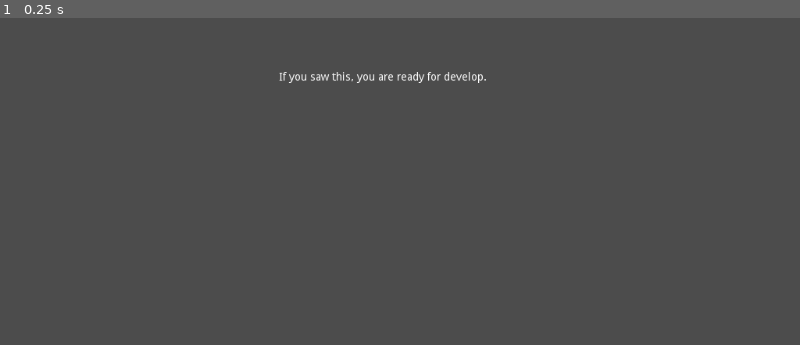
Above: before the commit, frame 1.
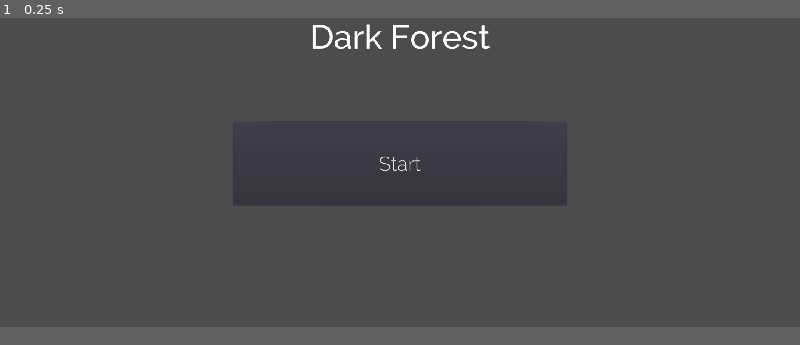
Above: after the commit, the same moment.

Repository: WeLoveGodot/GameOff2019
Game: Godot game, scene res://scene/Menu.tscn
Same seed, same stepped clock (60 frames per second), same inputs: the game is played once before the commit and once after it. Before the commit the project starts from res://scene/TmpRoot.tscn.
Inputs:
- Up to frame 1 (0.25 s): no input
In our replay, the window is 800x468 before the commit and 800x450 after it. These sizes can differ from the game's own. Grey fills any space a smaller window leaves; there, only what the larger window draws over its background counts as a difference.

The runs differ from the first frame. In frame 1, 1.0% of the frame differs, in the area x 29-71%, y 1-58%.

Commit message:
feat(scene resource): add menu scene, raw fonts
fonts download from google fonts.

Diff:
--- a/project.godot
+++ b/project.godot
@@ -16,8 +16,15 @@
 [application]
 
 config/name="New Game Project"
-run/main_scene="res://scene/TmpRoot.tscn"
+run/main_scene="res://scene/Menu.tscn"
 config/icon="res://resource/art/icon.png"
+
+[display]
+
+window/size/width=1920
+window/size/height=1080
+window/stretch/mode="viewport"
+window/stretch/aspect="keep"
 
 [rendering]
 
--- /dev/null
+++ b/scene/Menu.tscn
@@ -0,0 +1,40 @@
+[gd_scene load_steps=5 format=2]
+
+[ext_resource path="res://resource/raw_fonts/Raleway/Raleway-Medium.ttf" type="DynamicFontData" id=1]
+[ext_resource path="res://resource/raw_fonts/Raleway/Raleway-Light.ttf" type="DynamicFontData" id=2]
+
+[sub_resource type="DynamicFont" id=1]
+size = 80
+font_data = ExtResource( 1 )
+
+[sub_resource type="DynamicFont" id=2]
+size = 48
+font_data = ExtResource( 2 )
+
+[node name="Menu" type="Node2D"]
+
+[node name="VBoxContainer" type="VBoxContainer" parent="."]
+margin_left = 2.3916
+margin_top = 183.684
+margin_right = 1919.39
+margin_bottom = 787.684
+alignment = 1
+
+[node name="Label" type="Label" parent="VBoxContainer"]
+margin_right = 1917.0
+margin_bottom = 400.0
+rect_min_size = Vector2( 0, 400 )
+custom_fonts/font = SubResource( 1 )
+text = "Dark Forest"
+align = 1
+valign = 1
+
+[node name="Button" type="Button" parent="VBoxContainer"]
+margin_left = 558.0
+margin_top = 404.0
+margin_right = 1358.0
+margin_bottom = 604.0
+rect_min_size = Vector2( 800, 200 )
+size_flags_horizontal = 4
+custom_fonts/font = SubResource( 2 )
+text = "Start"
--- a/scene/TmpRoot.tscn
+++ /dev/null
@@ -1,10 +0,0 @@
-[gd_scene format=2]
-
-[node name="TmpRoot" type="Node2D"]
-
-[node name="Label" type="Label" parent="."]
-margin_left = 356.938
-margin_top = 249.79
-margin_right = 674.938
-margin_bottom = 301.79
-text = "If you saw this, you are ready for develop."
Not shown, added: resource/raw_fonts/Raleway/OFL.txt
Binary file added: resource/raw_fonts/Raleway/Raleway-Black.ttf
Binary file added: resource/raw_fonts/Raleway/Raleway-BlackItalic.ttf
Binary file added: resource/raw_fonts/Raleway/Raleway-Bold.ttf
Binary file added: resource/raw_fonts/Raleway/Raleway-BoldItalic.ttf
Binary file added: resource/raw_fonts/Raleway/Raleway-ExtraBold.ttf
Binary file added: resource/raw_fonts/Raleway/Raleway-ExtraBoldItalic.ttf
Binary file added: resource/raw_fonts/Raleway/Raleway-ExtraLight.ttf
Binary file added: resource/raw_fonts/Raleway/Raleway-ExtraLightItalic.ttf
Binary file added: resource/raw_fonts/Raleway/Raleway-Italic.ttf
Binary file added: resource/raw_fonts/Raleway/Raleway-Light.ttf
Binary file added: resource/raw_fonts/Raleway/Raleway-LightItalic.ttf
(and 7 more such lines)
